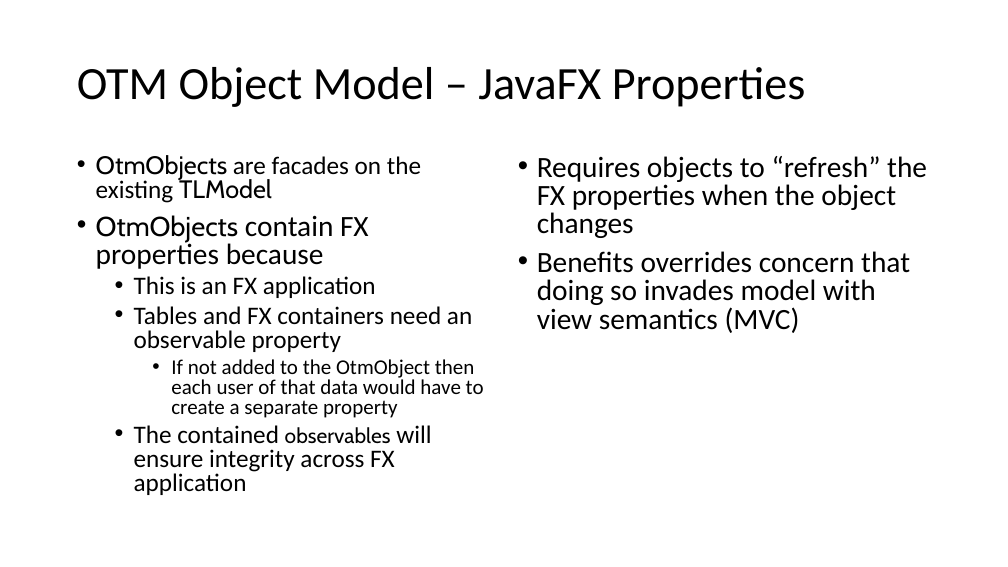
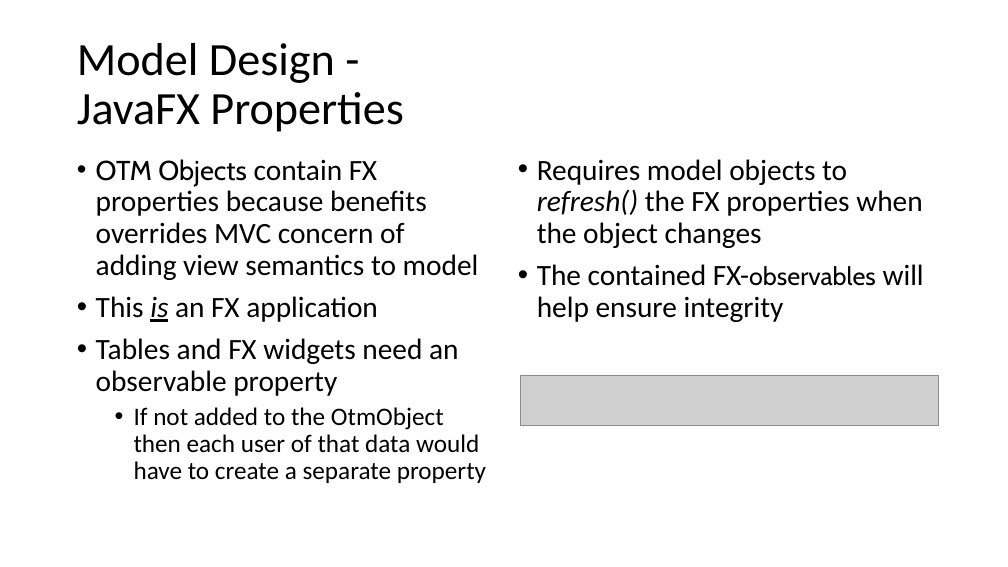
Before and after one commit to OpenTravel/OTM-DE-Utilities, a slide deck: slide 28 of otm-dex/OTM-DEX Architecture.pptx (slide 17 before the commit). Drawn at 1008x567 pixels with LibreOffice and Linux fonts; fonts in the diff are those of the drawing; grey boxes stand for pictures. Boxes give left, top, right and bottom in pixels: in the first picture for what was removed or moved away, otherwise in the second. Text is boxed around its words. In the diff, an @@ line names an element or a change of style, - is before the commit and + after.

```diff
--- a/otm-dex/OTM-DEX Architecture.pptx
+++ b/otm-dex/OTM-DEX Architecture.pptx
@@ title at [77,43,404,132]: text changed @@
-OTM Object Model – JavaFX Properties
+Model Design -
+JavaFX Properties
@@ text at [96,159,479,280]: text changed; size 24 to 28 pt @@
-• OtmObjects are facades on the existing TLModel
-• OtmObjects contain FX properties because
+• OTM Objects contain FX properties because benefits overrides MVC concern of adding view semantics to model
@@ text at [537,159,924,322]: text changed @@
-• Requires objects to “refresh” the FX properties when the object changes
-• Benefits overrides concern that doing so invades model with view semantics (MVC)
+• Requires model objects to refresh() the FX properties when the object changes
+• The contained FX-observables will help ensure integrity
@@ text at [96,296,486,483]: size 24 to 28 pt in "This is an FX application"; italic on, underline on in "is"; size 20 to 24 pt in "If not added to the OtmObject then ..."; list level 2 to 1 in "This is an FX application"; line spacing 0.8 to 0.9; list level 3 to 2 in "If not added to the ..." @@
@@ text at [96,338,458,396]: text changed; size 24 to 28 pt @@
-  • Tables and FX containers need an observable property
+• Tables and FX widgets need an observable property
@@ picture added at [521,375,939,426] @@
@@ text at [134,425,431,495]: paragraph removed @@
-  • The contained observables will ensure integrity across FX application
```
Also in this commit, not shown: 8 other slides changed, 12 slides added, 11 other files.
